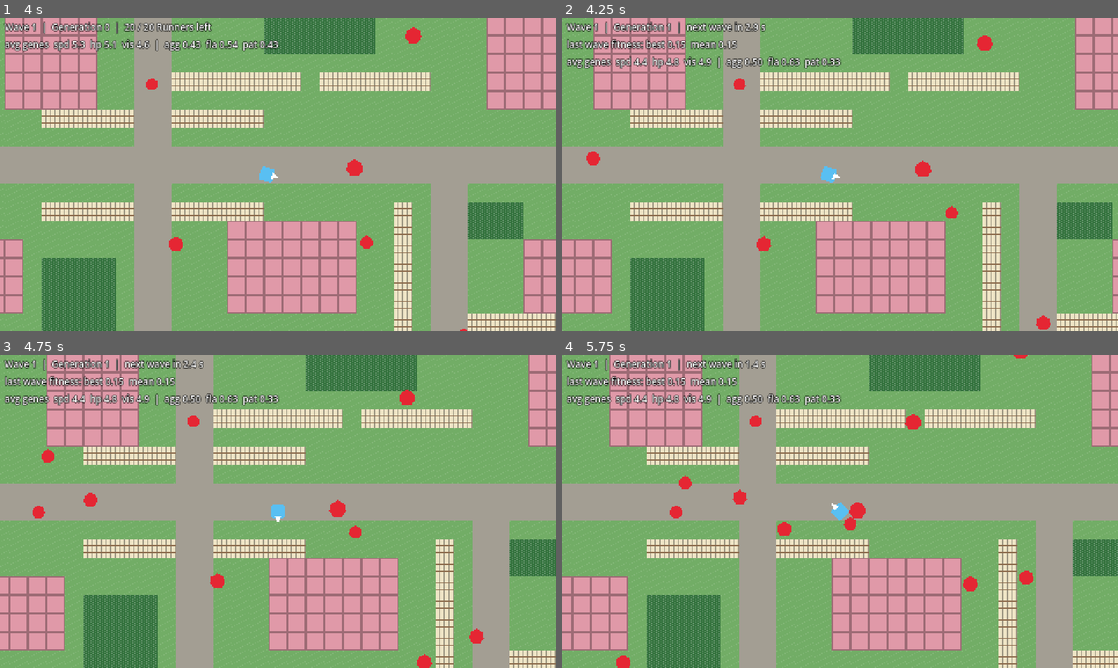
Above: before the commit, frames 1-4 (two rows, left to right).
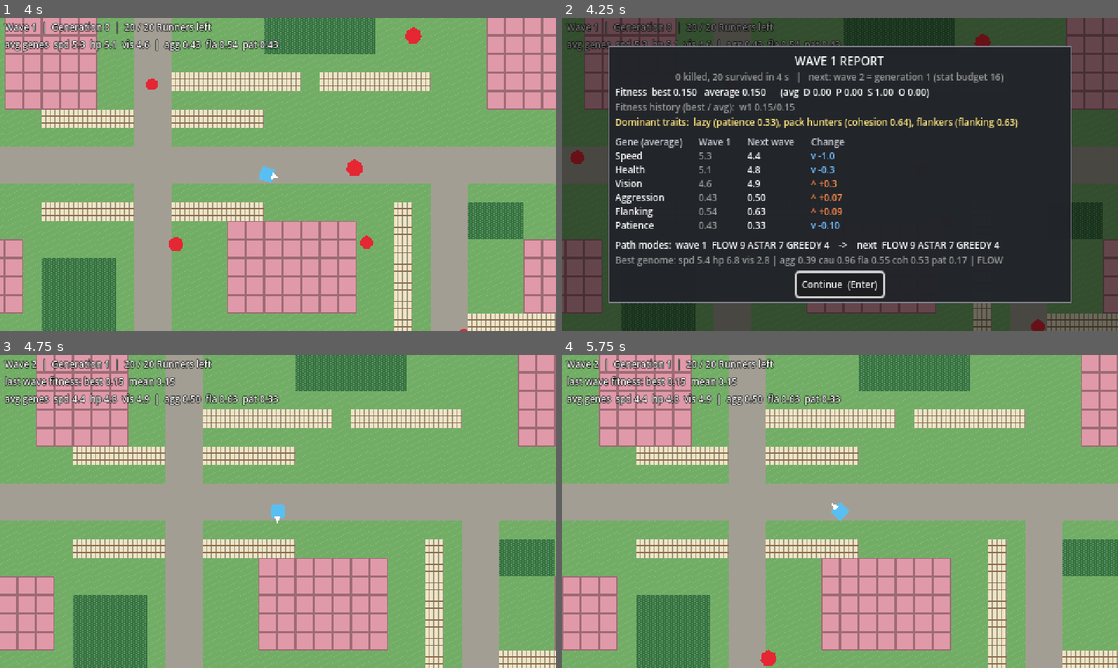
Above: after the commit, the same moments.

Repository: preritkothari16/amortia
Game: Godot game, scene res://world/main.tscn
Same seed, same stepped clock (60 frames per second), same inputs: the game is played once before the commit and once after it.
Inputs (mouse positions are in pixels of both pictures, inside the frame that each line leads up to):
- Up to frame 1 (4 s): tap Enter (ui_accept) at 0.5, 2.3 s; move the mouse to (400, 158) at 0.52 s; hold D (move_right) 0.53-1.25 s; hold Enter (ui_accept) 0.53-1.25 s; click (400, 158) at 0.67 s; drag from (166, 190) to (450, 146) at 1.27 s; move the mouse to (333, 105) at 2.02 s; press the mouse at (333, 105) at 2.03 s; hold D (move_right) 2.03-2.75 s; release the mouse at (333, 105) at 2.75 s; drag from (250, 237) to (111, 127) at 2.77 s; move the mouse to (444, 221) at 3.52 s; hold A (move_left) from 3.53 s (still down); hold Enter (ui_accept) from 3.53 s (still down); tap Alt at 3.6 s
- Up to frame 2 (4.25 s): keep holding A (move_left); keep holding Enter (ui_accept); tap F8 (debug_end_wave) at 4.15 s
- Up to frame 3 (4.75 s): release A (move_left) at 4.25 s; release Enter (ui_accept) at 4.25 s; click (278, 621) at 4.25 s, where only the run after the commit has a clickable "Continue (Enter)"
- Up to frame 4 (5.75 s): drag from (673, 464) to (756, 433) at 5.02 s

Frame 1 is identical in both runs. In frame 2, 100% of the frame differs, in the area x 0-100%, y 0-100%; in frame 3, 21%; in frame 4, 21%.

Commit message:
Add greybox Wave Report screen between waves
- After every wave: wave number, kills/time, best and average fitness
  with average D/P/S/O, fitness history, dominant traits, gene table
  (speed, health, vision, aggression, flanking, patience) with this
  wave vs next wave and ^/v changes, path-mode distribution, best genome
- Game pauses until Continue (button / Enter / Space); option to keep
  the old countdown (pause_between_waves = false)
- WaveManager: wave_started signal, continue_to_next_wave(), richer
  generation summary
- HANDOFF.md updated

Co-Authored-By: Claude Opus 5.5 <noreply@anthropic.com>

Diff:
--- a/ui/hud/wave_hud.gd
+++ b/ui/hud/wave_hud.gd
@@ -14,6 +14,8 @@
 	var status: String = "%d / %d Runners left" % [wm.alive.size(), wm.population.size()]
 	if wm.intermission_left >= 0.0:
 		status = "next wave in %.1f s" % wm.intermission_left
+	elif wm.waiting_for_continue:
+		status = "wave over - see report"
 	lines.append("Wave %d  |  Generation %d  |  %s" % [wm.wave_number, wm.generation, status])
 	if not wm.history.is_empty():
 		var last: Dictionary = wm.history[-1]
--- /dev/null
+++ b/ui/menus/wave_report.gd
@@ -0,0 +1,200 @@
+class_name WaveReport
+extends Control
+## Greybox Wave Report (GDD 9.1): shown after every wave once the GA has bred the next
+## generation. Pauses the game until Continue (button, Enter or Space) when
+## WaveManager.pause_between_waves is on; otherwise it stays up until the next wave starts.
+## Shows how the wave went and what evolution changed, so the GA is visible to the player.
+
+## Genes in the change table: [gene name, label, decimals].
+const TABLE_GENES: Array[Array] = [
+	["speed", "Speed", 1], ["health", "Health", 1], ["vision", "Vision", 1],
+	["aggression", "Aggression", 2], ["flanking", "Flanking", 2], ["patience", "Patience", 2],
+]
+## Change smaller than this (in gene units) shows as "=": stats 1..10, behaviour 0..1.
+const STAT_NOISE: float = 0.05
+const BEHAVIOUR_NOISE: float = 0.01
+## Trait words for genes far from average: gene -> [word when high, word when low].
+const TRAIT_WORDS: Dictionary = {
+	"speed": ["fast", "slow"], "health": ["tough", "fragile"], "vision": ["sharp-eyed", "short-sighted"],
+	"aggression": ["aggressive", "timid"], "caution": ["cautious", "reckless"],
+	"flanking": ["flankers", "head-on"], "cohesion": ["pack hunters", "loners"],
+	"patience": ["patient hunters", "lazy"],
+}
+const COLOR_UP: Color = Color(1.0, 0.55, 0.3)
+const COLOR_DOWN: Color = Color(0.45, 0.75, 1.0)
+const COLOR_SAME: Color = Color(0.6, 0.6, 0.6)
+const FONT_SIZE: int = 8
+
+var wave_manager: WaveManager:
+	set(value):
+		wave_manager = value
+		if wave_manager != null:
+			wave_manager.generation_bred.connect(_on_generation_bred)
+			wave_manager.wave_started.connect(_on_wave_started)
+
+var _body: VBoxContainer
+var _continue_button: Button
+
+
+func _ready() -> void:
+	visible = false
+	process_mode = Node.PROCESS_MODE_ALWAYS  # must work while the game is paused
+	var backdrop: ColorRect = ColorRect.new()
+	backdrop.color = Color(0, 0, 0, 0.55)
+	backdrop.set_anchors_preset(Control.PRESET_FULL_RECT)
+	add_child(backdrop)
+	var panel: PanelContainer = PanelContainer.new()
+	var style: StyleBoxFlat = StyleBoxFlat.new()
+	style.bg_color = Color(0.13, 0.14, 0.16, 0.97)
+	style.border_color = Color(0.5, 0.5, 0.55)
+	style.set_border_width_all(1)
+	style.set_content_margin_all(6)
+	panel.add_theme_stylebox_override("panel", style)
+	panel.set_anchors_preset(Control.PRESET_CENTER)
+	panel.custom_minimum_size = Vector2(400, 0)
+	add_child(panel)
+	_body = VBoxContainer.new()
+	_body.add_theme_constant_override("separation", 1)
+	panel.add_child(_body)
+	panel.resized.connect(func() -> void: panel.position = (size - panel.size) / 2.0)
+
+
+func _unhandled_input(event: InputEvent) -> void:
+	if visible and event.is_action_pressed("ui_accept"):
+		get_viewport().set_input_as_handled()
+		_on_continue()
+
+
+func _on_generation_bred(summary: Dictionary) -> void:
+	_build(summary)
+	visible = true
+	# Pause only when the game waits for Continue; with the intermission countdown the report
+	# just stays up until the next wave starts.
+	if wave_manager.pause_between_waves:
+		get_tree().paused = true
+	_continue_button.grab_focus()
+
+
+func _on_wave_started(_wave: int) -> void:
+	# The next wave started (Continue, F3, ...): close the report and resume.
+	if visible:
+		visible = false
+		get_tree().paused = false
+
+
+func _on_continue() -> void:
+	visible = false
+	get_tree().paused = false
+	if wave_manager != null:
+		wave_manager.continue_to_next_wave()
+
+
+# --- Building the report -------------------------------------------------------------
+
+func _build(s: Dictionary) -> void:
+	for child: Node in _body.get_children():
+		child.queue_free()
+	var before: Dictionary = s["means_before"]
+	var after: Dictionary = s["means_after"]
+	var c: Dictionary = s["component_means"]
+
+	_label("WAVE %d REPORT" % s["from_wave"], 10, Color.WHITE, HORIZONTAL_ALIGNMENT_CENTER)
+	_label("%d killed, %d survived in %.0f s   |   next: wave %d = generation %d (stat budget %d)" % [
+		s["killed"], s["survived"], s["wave_seconds"], s["from_wave"] + 1, s["generation"], s["budget"]],
+		FONT_SIZE, COLOR_SAME, HORIZONTAL_ALIGNMENT_CENTER)
+	_label("Fitness  best %.3f   average %.3f      (avg  D %.2f  P %.2f  S %.2f  O %.2f)" % [
+		s["best_fitness"], s["mean_fitness"], c[Fitness.D], c[Fitness.P], c[Fitness.S], c[Fitness.O]])
+	_label("Fitness history (best / avg):  " + _history_text(), FONT_SIZE, COLOR_SAME)
+	_label("Dominant traits:  " + _dominant_traits(after), FONT_SIZE, Color(1, 0.9, 0.5))
+	_spacer()
+
+	var grid: GridContainer = GridContainer.new()
+	grid.columns = 4
+	grid.add_theme_constant_override("h_separation", 14)
+	grid.add_theme_constant_override("v_separation", 0)
+	_body.add_child(grid)
+	for header: String in ["Gene (average)", "Wave %d" % s["from_wave"], "Next wave", "Change"]:
+		_cell(grid, header, Color(0.8, 0.8, 0.85))
+	for row: Array in TABLE_GENES:
+		var gene: String = row[0]
+		var fmt: String = "%." + str(row[2]) + "f"
+		var delta: float = after[gene] - before[gene]
+		var noise: float = STAT_NOISE if Genome.STAT_GENES.has(StringName(gene)) else BEHAVIOUR_NOISE
+		_cell(grid, row[1], Color.WHITE)
+		_cell(grid, fmt % before[gene], COLOR_SAME)
+		_cell(grid, fmt % after[gene], Color.WHITE)
+		if absf(delta) < noise:
+			_cell(grid, "=", COLOR_SAME)
+		else:
+			_cell(grid, ("^ +" if delta > 0.0 else "v ") + (fmt % delta), COLOR_UP if delta > 0.0 else COLOR_DOWN)
+	_spacer()
+	_label("Path modes:  wave %d  %s    ->    next  %s%s" % [
+		s["from_wave"], _modes_text(s["path_modes_before"]), _modes_text(s["path_modes"]),
+		"   (diversity guard ON: mutation x2)" if s["diversity_guard"] else ""])
+	_label("Best genome: " + s["best_genome"], FONT_SIZE, COLOR_SAME)
+	_spacer()
+	_continue_button = Button.new()
+	_continue_button.text = "Continue  (Enter)"
+	_continue_button.add_theme_font_size_override("font_size", FONT_SIZE)
+	_continue_button.size_flags_horizontal = Control.SIZE_SHRINK_CENTER
+	_continue_button.pressed.connect(_on_continue)
+	_body.add_child(_continue_button)
+
+
+## The 3 gene averages furthest from "average" (5 for stats, 0.5 for behaviour), as words.
+func _dominant_traits(means: Dictionary) -> String:
+	var scored: Array = []
+	for gene: String in TRAIT_WORDS:
+		var is_stat: bool = Genome.STAT_GENES.has(StringName(gene))
+		var deviation: float = (means[gene] - 5.0) / 4.5 if is_stat else (means[gene] - 0.5) / 0.5
+		scored.append([absf(deviation), gene, deviation])
+	scored.sort_custom(func(a: Array, b: Array) -> bool: return a[0] > b[0])
+	var words: PackedStringArray = PackedStringArray()
+	for i: int in 3:
+		var entry: Array = scored[i]
+		if entry[0] < 0.1:
+			break
+		var gene: String = entry[1]
+		var word: String = TRAIT_WORDS[gene][0 if entry[2] > 0.0 else 1]
+		words.append("%s (%s %.2f)" % [word, gene, means[gene]])
+	return ", ".join(words) if not words.is_empty() else "balanced (no gene far from average)"
+
+
+func _history_text() -> String:
+	var parts: PackedStringArray = PackedStringArray()
+	var start: int = maxi(wave_manager.history.size() - 6, 0)
+	for i: int in range(start, wave_manager.history.size()):
+		var h: Dictionary = wave_manager.history[i]
+		parts.append("w%d %.2f/%.2f" % [h["from_wave"], h["best_fitness"], h["mean_fitness"]])
+	return "  ".join(parts)
+
+
+static func _modes_text(counts: Dictionary) -> String:
+	var parts: PackedStringArray = PackedStringArray()
+	for mode: String in Genome.PathMode.keys():
+		parts.append("%s %d" % [mode, counts.get(mode, 0)])
+	return " ".join(parts)
+
+
+func _label(text: String, font_size: int = FONT_SIZE, color: Color = Color.WHITE,
+		align: HorizontalAlignment = HORIZONTAL_ALIGNMENT_LEFT) -> void:
+	var l: Label = Label.new()
+	l.text = text
+	l.horizontal_alignment = align
+	l.add_theme_font_size_override("font_size", font_size)
+	l.add_theme_color_override("font_color", color)
+	_body.add_child(l)
+
+
+func _cell(grid: GridContainer, text: String, color: Color) -> void:
+	var l: Label = Label.new()
+	l.text = text
+	l.add_theme_font_size_override("font_size", FONT_SIZE)
+	l.add_theme_color_override("font_color", color)
+	grid.add_child(l)
+
+
+func _spacer() -> void:
+	var spacer: Control = Control.new()
+	spacer.custom_minimum_size = Vector2(0, 3)
+	_body.add_child(spacer)
--- a/world/main.gd
+++ b/world/main.gd
@@ -27,6 +27,7 @@
 @onready var _awareness_overlay: AwarenessOverlay = $AwarenessOverlay
 @onready var _genome_overlay: GenomeOverlay = $GenomeOverlay
 @onready var _wave_hud: WaveHud = $HUD/WaveHud
+@onready var _wave_report: WaveReport = $HUD/WaveReport
 
 
 func _ready() -> void:
@@ -42,6 +43,7 @@
 	_awareness_overlay.grid = terrain_grid
 	_genome_overlay.wave_manager = _wave_manager
 	_wave_hud.wave_manager = _wave_manager
+	_wave_report.wave_manager = _wave_manager
 
 	_player.global_position = _map.get_player_spawn()
 	var bounds: Rect2 = _map.get_world_rect()
--- a/world/main.tscn
+++ b/world/main.tscn
@@ -16,6 +16,7 @@
 [ext_resource type="Resource" path="res://data/fitness.tres" id="14_fitness"]
 [ext_resource type="Resource" path="res://data/ga.tres" id="15_ga"]
 [ext_resource type="Script" path="res://ui/hud/wave_hud.gd" id="16_hud"]
+[ext_resource type="Script" path="res://ui/menus/wave_report.gd" id="17_report"]
 
 [node name="Main" type="Node2D"]
 script = ExtResource("1_main")
@@ -59,3 +60,13 @@
 theme_override_colors/font_outline_color = Color(0, 0, 0, 1)
 theme_override_constants/outline_size = 2
 script = ExtResource("16_hud")
+
+[node name="WaveReport" type="Control" parent="HUD"]
+process_mode = 3
+layout_mode = 3
+anchors_preset = 15
+anchor_right = 1.0
+anchor_bottom = 1.0
+grow_horizontal = 2
+grow_vertical = 2
+script = ExtResource("17_report")
--- a/world/wave_manager.gd
+++ b/world/wave_manager.gd
@@ -12,6 +12,8 @@
 signal wave_ended(results: Array[Dictionary])
 ## A new generation was bred (after wave `from_wave`), with its summary (see _evolve).
 signal generation_bred(summary: Dictionary)
+## A wave just spawned.
+signal wave_started(wave: int)
 
 @export var enemy_scene: PackedScene
 @export var wave_size: int = 20
@@ -39,6 +41,9 @@
 @export var evolution_seed: int = 0
 ## Start the next wave automatically after a wave ends.
 @export var auto_next_wave: bool = true
+## Instead of the intermission countdown, wait for continue_to_next_wave() (the Wave Report's
+## Continue button). Only applies when auto_next_wave is on.
+@export var pause_between_waves: bool = true
 ## Pause between waves (seconds).
 @export var intermission_seconds: float = 3.0
 ## Remove survivors of an ended wave when the next one spawns (they were already scored).
@@ -62,6 +67,8 @@
 var history: Array[Dictionary] = []
 ## Seconds until the next wave starts (< 0 = no intermission running).
 var intermission_left: float = -1.0
+## True while a finished wave waits for continue_to_next_wave().
+var waiting_for_continue: bool = false
 ## The seed the GA actually uses (for repeating a run).
 var ga_seed: int = 0
 
@@ -121,6 +128,7 @@
 func spawn_wave(count: int = wave_size) -> void:
 	end_wave()  # close, score and evolve the previous wave first, if it is still open
 	intermission_left = -1.0
+	waiting_for_continue = false
 	if despawn_leftovers:
 		_despawn_all()
 	wave_number += 1
@@ -137,8 +145,15 @@
 		record.wave = wave_number
 		_wave_entries.append({"genome": genome, "record": record})
 		spawn_enemy(_spawn_points[i % _spawn_points.size()], genome, record)
+	wave_started.emit(wave_number)
 	if log_waves and not genomes.is_empty() and genomes[0] != null:
 		print(_wave_summary(genomes))
+
+
+## Starts the next wave after a wave ended (the Wave Report's Continue button).
+func continue_to_next_wave() -> void:
+	if not _wave_open:
+		spawn_wave(population.size() if not population.is_empty() else wave_size)
 
 
 ## Ends the current wave WITHOUT scoring or evolving, removes its enemies and spawns the same
@@ -148,6 +163,7 @@
 		return
 	_wave_open = false
 	intermission_left = -1.0
+	waiting_for_continue = false
 	_despawn_all()
 	wave_number -= 1
 	if log_waves:
@@ -188,12 +204,20 @@
 	generation += 1
 	var before: Dictionary = gene_means(parents)
 	var after: Dictionary = gene_means(population)
-	var counts: Dictionary = {}
-	for g: Genome in population:
-		var m: String = Genome.PathMode.keys()[g.path_mode]
-		counts[m] = counts.get(m, 0) + 1
+	var counts: Dictionary = _path_mode_counts(population)
+	var killed: int = 0
+	var component_means: Dictionary = {Fitness.D: 0.0, Fitness.P: 0.0, Fitness.S: 0.0, Fitness.O: 0.0}
+	var fitness_values: Array[float] = []
+	for r: Dictionary in results:
+		killed += 1 if (r["record"] as FitnessRecord).died else 0
+		fitness_values.append(r["fitness"])
+		for key: StringName in component_means:
+			component_means[key] += r["components"][key] / results.size()
 	var summary: Dictionary = {
 		"from_wave": wave_number, "generation": generation, "budget": budget,
+		"wave_seconds": wave_seconds, "killed": killed, "survived": results.size() - killed,
+		"component_means": component_means, "fitness_values": fitness_values,
+		"path_modes_before": _path_mode_counts(parents),
 		"best_fitness": _ga.last_stats["best_fitness"], "mean_fitness": _ga.last_stats["mean_fitness"],
 		"means_before": before, "means_after": after, "path_modes": counts,
 		"diversity_guard": _ga.last_stats["diversity_guard"], "mutation_rate": _ga.last_stats["mutation_rate"],
@@ -203,6 +227,15 @@
 	if log_waves:
 		print(_generation_report(summary))
 	generation_bred.emit(summary)
+
+
+## path_mode name -> how many genomes use it.
+static func _path_mode_counts(genomes: Array[Genome]) -> Dictionary:
+	var counts: Dictionary = {}
+	for g: Genome in genomes:
+		var m: String = Genome.PathMode.keys()[g.path_mode]
+		counts[m] = counts.get(m, 0) + 1
+	return counts
 
 
 ## e.g. "[Evolution] wave 3 -> generation 3 (budget 18) | fitness best 0.31 mean 0.12 |
@@ -312,7 +345,10 @@
 	if evolve:
 		_evolve(results)
 	if auto_next_wave:
-		intermission_left = intermission_seconds
+		if pause_between_waves:
+			waiting_for_continue = true
+		else:
+			intermission_left = intermission_seconds
 
 
 ## Current fitness of a record if the wave ended now (for live debug display).
Not shown, added: ui/menus/wave_report.gd.uid
Not shown: 1 places in world/main.tscn that only renumber resources
Not shown, changed: HANDOFF.md
Not shown, removed: ui/menus/.gitkeep
